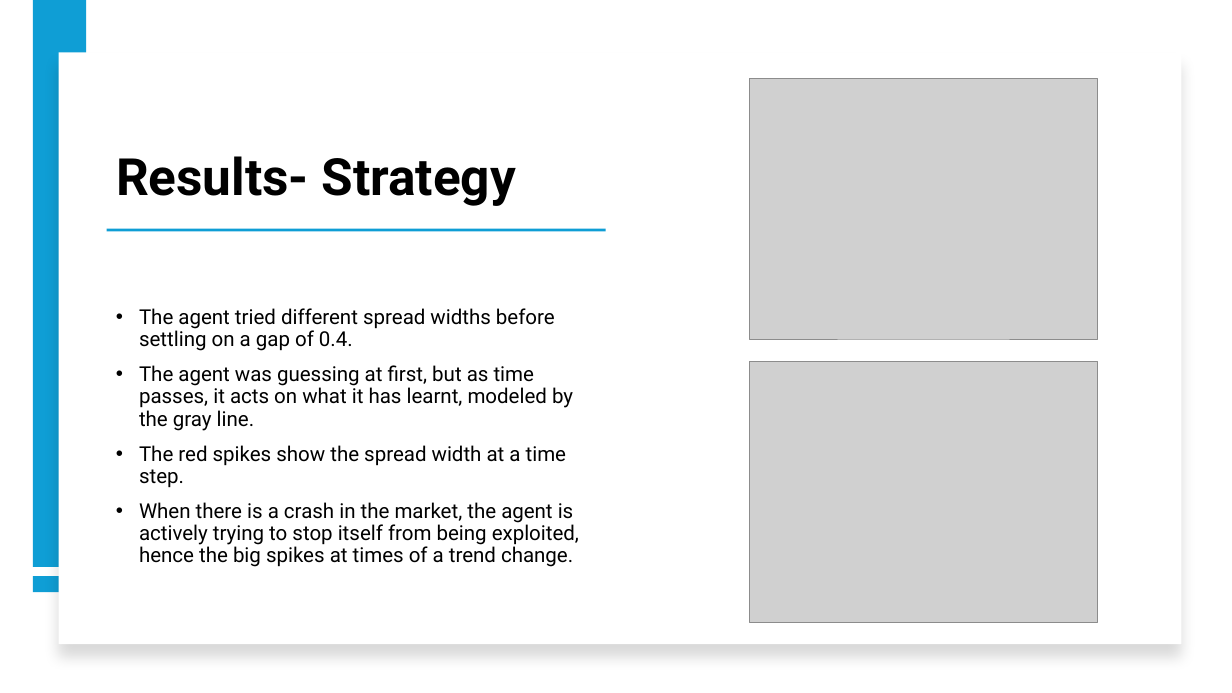
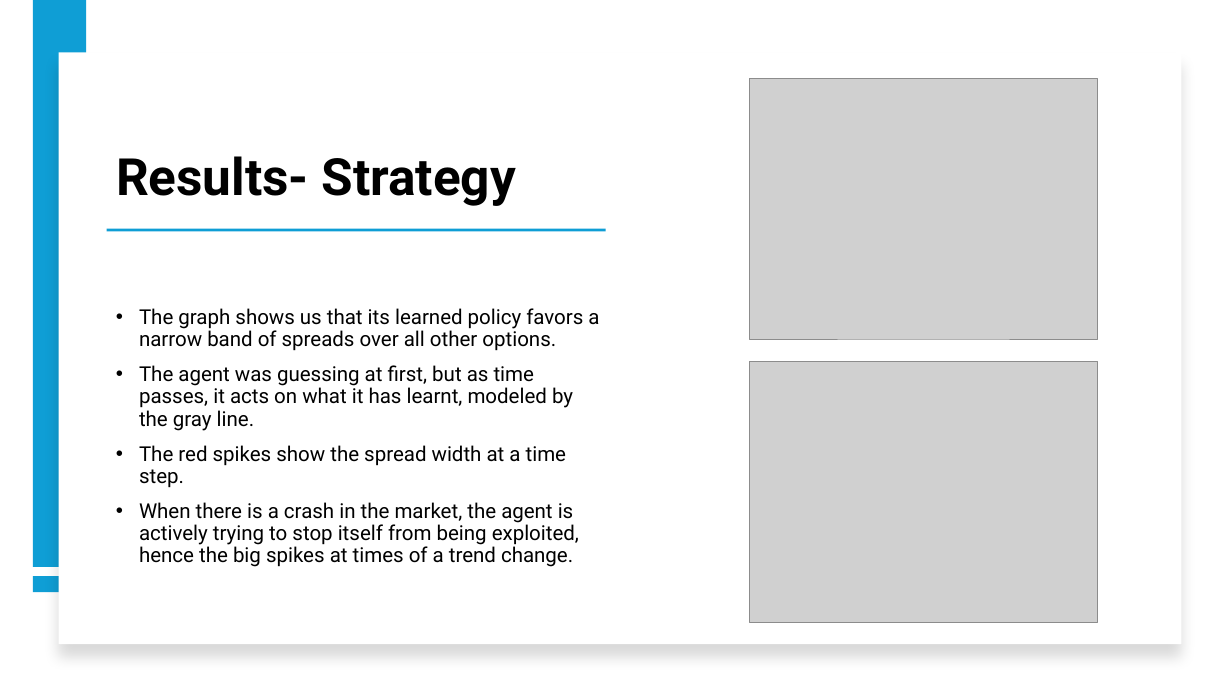
Before and after one commit to Srithwak/Coevolutionary_ARL_vs_EGT_agents_research, a slide deck: slide 11 of presentation.pptx. Drawn at 1232x693 pixels with LibreOffice and Linux fonts; fonts in the diff are those of the drawing; grey boxes stand for pictures. Boxes give left, top, right and bottom in pixels: in the first picture for what was removed or moved away, otherwise in the second. Text is boxed around its words. In the diff, an @@ line names an element or a change of style, - is before the commit and + after.

```diff
--- a/presentation.pptx
+++ b/presentation.pptx
@@ text at (x1=139, y1=308, x2=599, y2=351): text changed @@
-• The agent tried different spread widths before settling on a gap of 0.4.
+• The graph shows us that its learned policy favors a narrow band of spreads over all other options.
```
Also in this commit, not shown: 2 other files.
